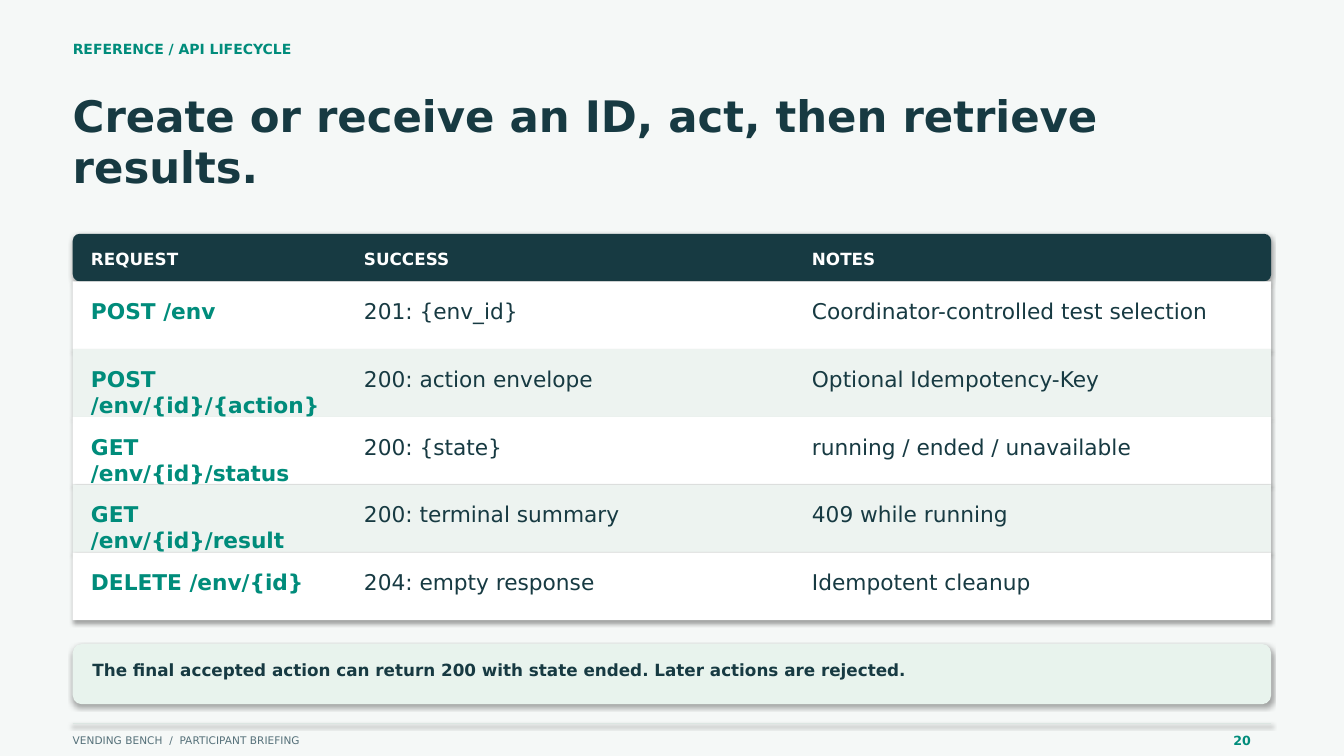
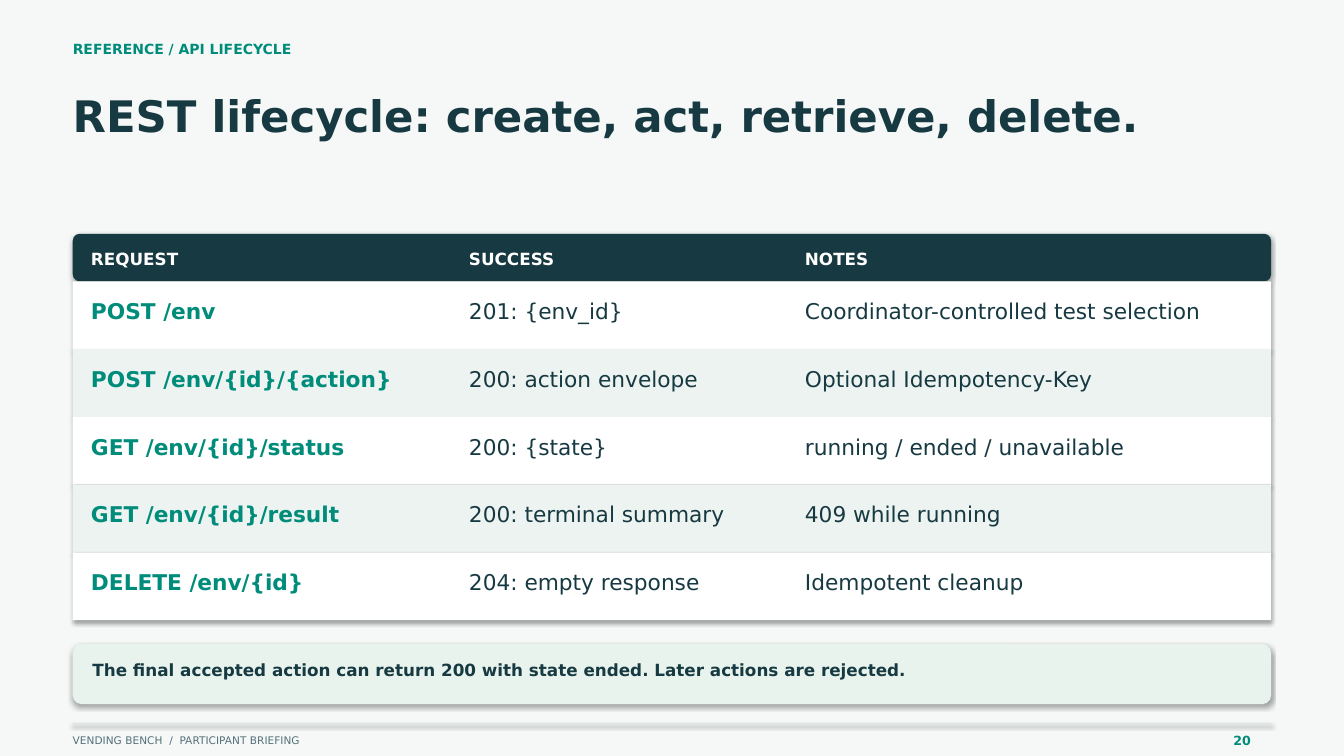
Before and after one commit to adriankhy93/VendingBenchSimplified, a slide deck: slide 20 of presentations/participant-briefing.pptx. Drawn at 1344x756 pixels with LibreOffice and Linux fonts; fonts in the diff are those of the drawing. Boxes give left, top, right and bottom in pixels: in the first picture for what was removed or moved away, otherwise in the second. Text is boxed around its words. In the diff, an @@ line names an element or a change of style, - is before the commit and + after.

```diff
--- a/presentations/participant-briefing.pptx
+++ b/presentations/participant-briefing.pptx
@@ text at (73,99,1138,141): text changed @@
-Create or receive an ID, act, then retrieve
-results.
+REST lifecycle: create, act, retrieve, delete.
@@ text "SUCCESS": place and size @@
-text "SUCCESS" at (364,252,449,266)
+text "SUCCESS" at (469,252,554,266)
@@ text "NOTES": place and size @@
-text "NOTES" at (812,252,875,266)
+text "NOTES" at (805,252,868,266)
@@ text "201: {env_id}": place and size @@
-text "201: {env_id}" at (364,302,518,324)
+text "201: {env_id}" at (469,302,623,324)
@@ text "Coordinator-controlled test selection": place and size @@
-text "Coordinator-controlled test selection" at (812,302,1207,320)
+text "Coordinator-controlled test selection" at (805,302,1200,320)
@@ text at (91,370,391,391): text changed @@
-POST
-/env/{id}/{action}
+POST /env/{id}/{action}
@@ text "200: action envelope": place and size @@
-text "200: action envelope" at (364,370,593,392)
+text "200: action envelope" at (469,370,698,392)
@@ text "Optional Idempotency-Key": place and size @@
-text "Optional Idempotency-Key" at (812,370,1099,392)
+text "Optional Idempotency-Key" at (805,370,1092,392)
@@ text at (91,438,344,459): text changed @@
-GET
-/env/{id}/status
+GET /env/{id}/status
@@ text "200: {state}": place and size @@
-text "200: {state}" at (364,438,502,459)
+text "200: {state}" at (469,438,607,459)
@@ text "running / ended / unavailable": place and size @@
-text "running / ended / unavailable" at (812,438,1131,460)
+text "running / ended / unavailable" at (805,438,1124,460)
@@ text at (91,505,339,526): text changed @@
-GET
-/env/{id}/result
+GET /env/{id}/result
@@ text "200: terminal summary": place and size @@
-text "200: terminal summary" at (364,505,619,527)
+text "200: terminal summary" at (469,505,724,527)
@@ text "409 while running": place and size @@
-text "409 while running" at (812,505,1008,527)
+text "409 while running" at (805,505,1001,527)
@@ text "204: empty response": place and size @@
-text "204: empty response" at (364,574,594,595)
+text "204: empty response" at (469,574,699,595)
@@ text "Idempotent cleanup": place and size @@
-text "Idempotent cleanup" at (812,573,1030,595)
+text "Idempotent cleanup" at (805,573,1023,595)
```
Also in this commit, not shown: 11 other slides changed, 2 slides added, 2 slides removed, 43 other files.
